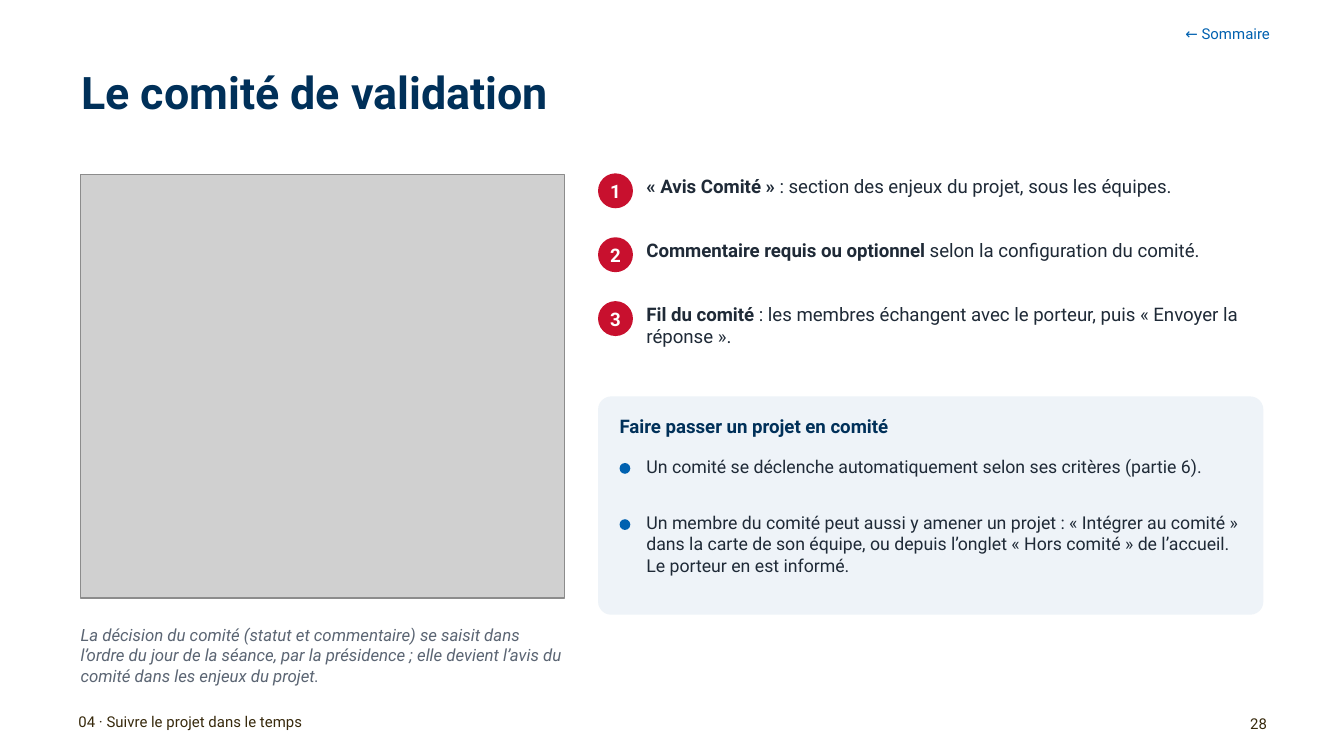
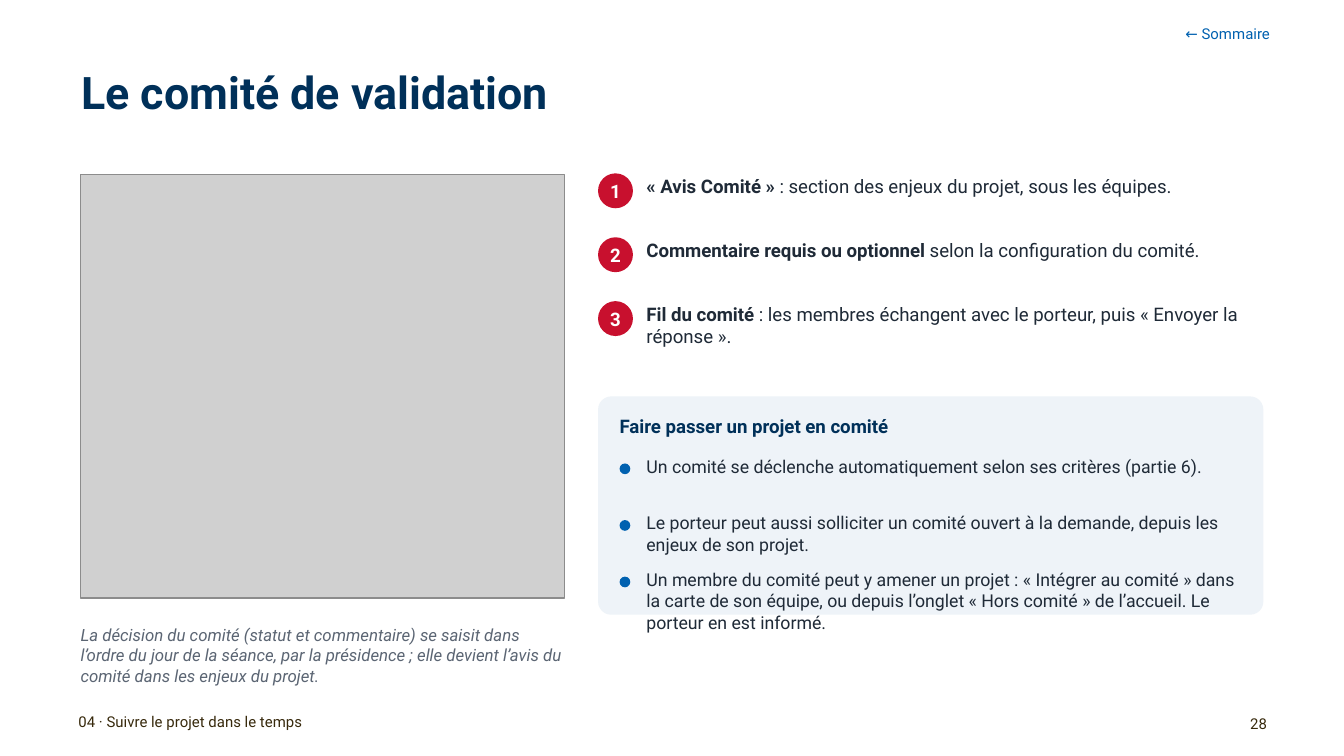
Before and after one commit to antoinelmariel-ux/ProjectNavigator, a slide deck: slide 28 of docs/Project Navigator_ Manuel SME.pptx. Drawn at 1344x756 pixels with LibreOffice and Linux fonts; fonts in the diff are those of the drawing; grey boxes stand for pictures; background and template pictures are left out. Boxes give left, top, right and bottom in pixels: in the first picture for what was removed or moved away, otherwise in the second. Text is boxed around its words. In the diff, an @@ line names an element or a change of style, - is before the commit and + after.

```diff
--- a/docs/Project Navigator_ Manuel SME.pptx
+++ b/docs/Project Navigator_ Manuel SME.pptx
@@ text added at (646,515,1219,555), 9.5 pt, text #1F2A37 @@
+Le porteur peut aussi solliciter un comité ouvert à la demande, depuis les enjeux de son projet.
@@ ellipse added at (620,577,630,587), fill #0061B0 @@
@@ text at (646,572,1235,633): text changed @@
-Un membre du comité peut aussi y amener un projet : « Intégrer au comité » dans la carte de son équipe, ou depuis l’onglet « Hors comité » de l’accueil. Le porteur en est informé.
+Un membre du comité peut y amener un projet : « Intégrer au comité » dans la carte de son équipe, ou depuis l’onglet « Hors comité » de l’accueil. Le porteur en est informé.
```
Also in this commit, not shown: 6 other slides changed, 2 slides added, 1 other file.
